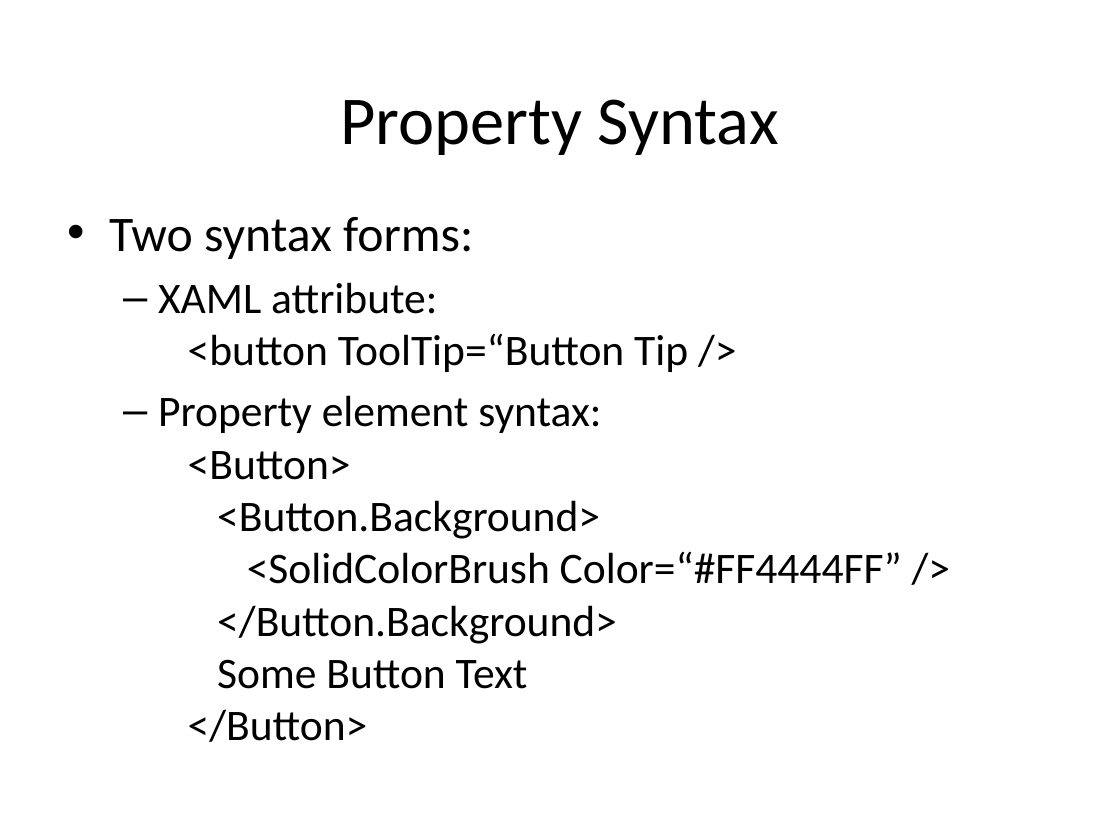
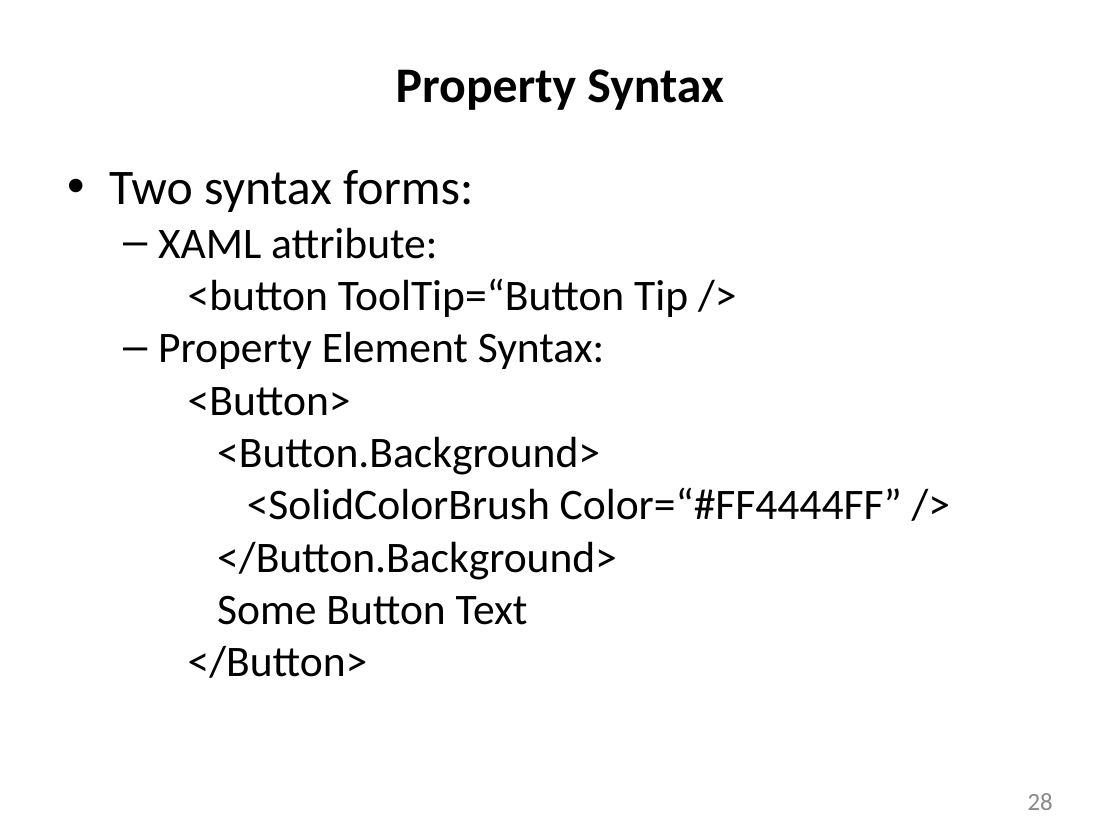
Before and after one commit to JimFawcett/JimFawcett.github.io, a slide deck: slide 28 of Resources/WindowsPresentationFoundation.pptx (slide 27 before the commit). Drawn at 1120x840 pixels with LibreOffice and Linux fonts; fonts in the diff are those of the drawing. Boxes give left, top, right and bottom in pixels: in the first picture for what was removed or moved away, otherwise in the second. Text is boxed around its words. In the diff, an @@ line names an element or a change of style, - is before the commit and + after.

```diff
--- a/Resources/WindowsPresentationFoundation.pptx
+++ b/Resources/WindowsPresentationFoundation.pptx
@@ title "Property Syntax": place and size @@
-title "Property Syntax" at [341,99,779,155]
+title "Property Syntax" at [396,69,723,110]
@@ title "Property Syntax" at [396,69,723,110]: size 44 to 32 pt, bold on @@
@@ text "Two syntax forms:": place and size @@
-text "Two syntax forms:" at [109,217,902,742]
+text "Two syntax forms:" at [109,170,902,678]
@@ text at [109,170,688,317]: less space between paragraphs @@
@@ text at [158,331,902,678]: text changed @@
-  – Property element syntax:
-    <Button>
-    <Button.Background>
-    <SolidColorBrush Color=“#FF4444FF” />
-    </Button.Background>
-    Some Button Text
-    </Button>
+  – Property Element Syntax:
+    <Button>
+    <Button.Background>
+    <SolidColorBrush Color=“#FF4444FF” />
+    </Button.Background>
+    Some Button Text
+    </Button>
@@ page number added at [1028,793,1053,810], 16 pt, text #898989 @@
+28
```
Also in this commit, not shown: 32 other slides changed, 6 slides added, 5 slides removed, 9 other files.
